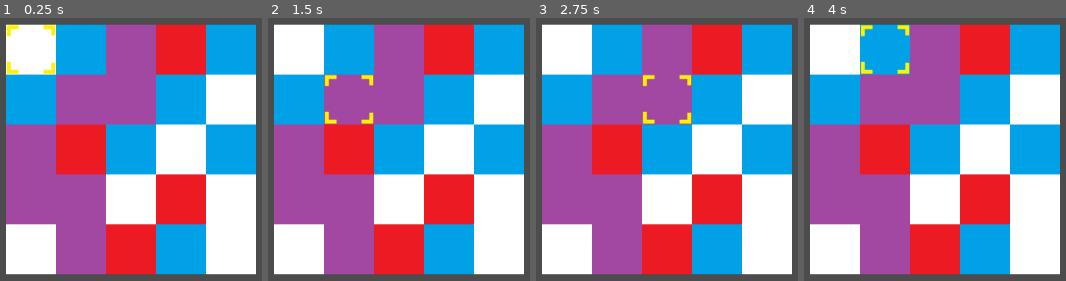
Above: before the commit, frames 1-4 (left to right).
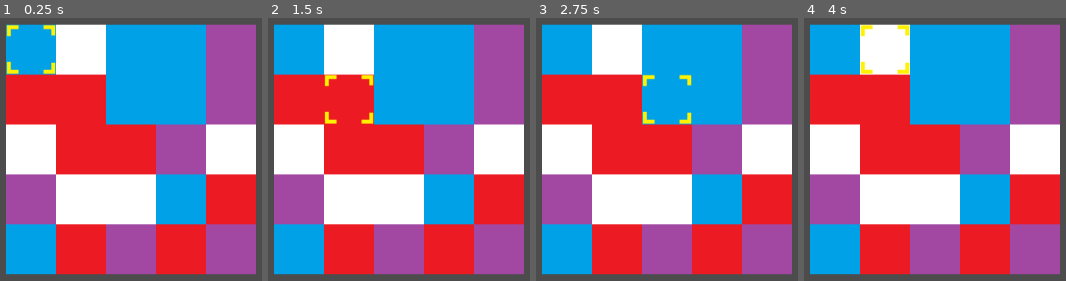
Above: after the commit, the same moments.

Repository: NolanWhitecotton/TilsVersus
Game: Godot game, scene res://scenes/board.tscn
The game is run twice, just before and just after one commit, with the same random seed, the same clock (stepped at 60 frames per second) and the same inputs.
Inputs:
- Up to frame 1 (0.25 s): no input
- Up to frame 2 (1.5 s): tap Enter at 0.5 s; hold D (cursor_right) 0.53-1.28 s; tap Shift (select_move) at 0.6, 1.35 s; tap Space at 1.25 s; hold S (cursor_down) from 1.28 s (still down)
- Up to frame 3 (2.75 s): tap Enter at 2 s; release S (cursor_down) at 2.03 s; hold D (cursor_right) from 2.03 s (still down); tap Shift (select_move) at 2.1 s
- Up to frame 4 (4 s): tap Space at 2.75 s; release D (cursor_right) at 2.78 s; hold W (cursor_up) 2.78-3.53 s; tap Shift (select_move) at 2.85, 3.6 s; tap Enter at 3.5 s; hold A (cursor_left) from 3.53 s (still down)

The runs differ from the first frame. In frame 1, 77% of the frame differs, in the area x 2-98%, y 2-98%; in frame 2, 77%; in frame 3, 77%; in frame 4, 77%.

Commit message:
Updated methods and variable names to better follow naming conventions

Diff:
--- a/YoshisCookie/scripts/board.gd
+++ b/YoshisCookie/scripts/board.gd
@@ -3,7 +3,7 @@
 # dynamic textures
 var cursor_texture = preload("res://sprites/cursor.png")
 var cursor_texture_selected = preload("res://sprites/cursor_selected.png")
-var colors = [
+var cookie_colors = [
 	preload("res://sprites/blue.png"),
 	preload("res://sprites/purple.png"),
 	preload("res://sprites/red.png"),
@@ -16,24 +16,24 @@
 
 # globals
 const BOARD_SIZE = 5
-var cookies=[]
-var isMoving = false
+var cookie_grid=[]
+var is_moving = false
 
 #enums
-enum type {row, col}
-enum direction {pos=1, neg=-1}
+enum LineType {ROW, COLUMN}
+enum LineSign {POSITIVE=1, NEGATIVE=-1}
 
 #moving animation stuff
-var movingAnimationInProgress=0
-var animationLineType
-var animationLineDirection
-var animationLinePosition
-
-# generates the  5x5 grid of cookies
-func generateCookies():
+var moving_animation_progress=0
+var animation_line_type
+var animation_line_direction
+var animation_line_position
+
+# generates the 5x5 grid of cookies
+func generate_cookie_grid():
 	#reset vars
 	for _i in range(BOARD_SIZE):
-		cookies.append([])
+		cookie_grid.append([])
 
 	var selectedColors = [0,0,0,0,0] # the count of each color
 
@@ -43,7 +43,7 @@
 			# create the cookie
 			var new_cookie = cookie_template.instance()
 			find_node("cookies").add_child(new_cookie)
-			cookies[r].append(new_cookie)
+			cookie_grid[r].append(new_cookie)
 
 			# set cookie position
 			new_cookie.get_node("cookie").position.x += r*64
@@ -57,95 +57,98 @@
 				num = randi() % (BOARD_SIZE-1)
 
 			# set the cookie color
-			new_cookie.get_node("cookie").texture=colors[num]
+			new_cookie.get_node("cookie").texture=cookie_colors[num]
 			selectedColors[num]+=1
 
 
 # Called when the node enters the scene tree for the first time.
 func _ready():
 	randomize()
-	generateCookies()
+	generate_cookie_grid()
 
 
 # starts the cookie moving animation
-func startLineMove(lineType, lineDirection, linePosition):
-	if(movingAnimationInProgress == 0):
+func start_line_move(lineType, lineDirection, linePosition):
+	if(moving_animation_progress == 0):
 		# save the motion for the animation
-		animationLineType = lineType
-		animationLineDirection = lineDirection
-		animationLinePosition = linePosition
-
-		movingAnimationInProgress=1 #start the animation
+		animation_line_type = lineType
+		animation_line_direction = lineDirection
+		animation_line_position = linePosition
+
+		moving_animation_progress=1 #start the animation
 
 		print("MOVE: linetype=" + str(lineType) + " linePos="
 			+ str(linePosition) + " dir=" + str(lineDirection))
 
-func finishLineMove():
+func finish_line_move():
 	# end animation
-			movingAnimationInProgress = 0
-
-			# TODO fix the lack of new cookie. At the begining of the
-			# animation spawn a fake cookie, move it too, then delete it
-
-			# update cookies
-			if(animationLineType==type.row):
-				var posToWrap = 0 if animationLineDirection==direction.neg else BOARD_SIZE-1
-				var posToWrapto = 0 if animationLineDirection==direction.pos else BOARD_SIZE-1
-
-				var tempCookie = cookies[posToWrap][animationLinePosition]
-				if(animationLineDirection==direction.pos): # if row positive
-					for curCookie in range(BOARD_SIZE-2, -1, -1):
-						cookies[curCookie+1][animationLinePosition] = cookies[curCookie][animationLinePosition]
-				else: # if row negative
-					for curCookie in range(0, BOARD_SIZE-1, 1):
-						cookies[curCookie][animationLinePosition] = cookies[curCookie+1][animationLinePosition]
-				cookies[posToWrapto][animationLinePosition] = tempCookie
-
-				# wrap real edge cookie
-				tempCookie.get_node("cookie").position.x -= 64*BOARD_SIZE*animationLineDirection
-			else: #columns
-				var posToWrap = 0 if animationLineDirection==direction.neg else BOARD_SIZE-1
-				var posToWrapto = 0 if animationLineDirection==direction.pos else BOARD_SIZE-1
-
-				var tempCookie = cookies[animationLinePosition][posToWrap]
-				if(animationLineDirection==direction.pos): # if col positive
-					for curCookie in range(BOARD_SIZE-2, -1, -1):
-						cookies[animationLinePosition][curCookie+1] = cookies[animationLinePosition][curCookie]
-				else: # if col negative
-					for curCookie in range(0, BOARD_SIZE-1, 1):
-						cookies[animationLinePosition][curCookie] = cookies[animationLinePosition][curCookie+1]
-				cookies[animationLinePosition][posToWrapto] = tempCookie
-
-				# wrap real edge cookie
-				tempCookie.get_node("cookie").position.y -= 64*BOARD_SIZE*animationLineDirection
+	moving_animation_progress = 0
+
+	# TODO fix the lack of new cookie. At the begining of the
+	# animation spawn a fake cookie, move it too, then delete it
+
+	# update cookies
+	if(animation_line_type==LineType.ROW):
+		var posToWrap = 0 if animation_line_direction==LineSign.NEGATIVE else BOARD_SIZE-1
+		var posToWrapto = 0 if animation_line_direction==LineSign.POSITIVE else BOARD_SIZE-1
+
+		var tempCookie = cookie_grid[posToWrap][animation_line_position]
+		if(animation_line_direction==LineSign.POSITIVE): # if row positive
+			for curCookie in range(BOARD_SIZE-2, -1, -1):
+				cookie_grid[curCookie+1][animation_line_position] = cookie_grid[curCookie][animation_line_position]
+		else: # if row negative
+			for curCookie in range(0, BOARD_SIZE-1, 1):
+				cookie_grid[curCookie][animation_line_position] = cookie_grid[curCookie+1][animation_line_position]
+		cookie_grid[posToWrapto][animation_line_position] = tempCookie
+
+		# wrap real edge cookie
+		tempCookie.get_node("cookie").position.x -= 64*BOARD_SIZE*animation_line_direction
+	else: #columns
+		var posToWrap = 0 if animation_line_direction==LineSign.NEGATIVE else BOARD_SIZE-1
+		var posToWrapto = 0 if animation_line_direction==LineSign.POSITIVE else BOARD_SIZE-1
+
+		var tempCookie = cookie_grid[animation_line_position][posToWrap]
+		if(animation_line_direction==LineSign.POSITIVE): # if col positive
+			for curCookie in range(BOARD_SIZE-2, -1, -1):
+				cookie_grid[animation_line_position][curCookie+1] = cookie_grid[animation_line_position][curCookie]
+		else: # if col negative
+			for curCookie in range(0, BOARD_SIZE-1, 1):
+				cookie_grid[animation_line_position][curCookie] = cookie_grid[animation_line_position][curCookie+1]
+		cookie_grid[animation_line_position][posToWrapto] = tempCookie
+
+		# wrap real edge cookie
+		tempCookie.get_node("cookie").position.y -= 64*BOARD_SIZE*animation_line_direction
+
+	# check for match
+	handle_line_match_detection()
 
 
 
 # controls the moving animations and moves the cookies
-func handleAnimationMotion():
-	if movingAnimationInProgress != 0:
-		if movingAnimationInProgress == 5: # if animation should end
-			finishLineMove()
+func handle_animation_motion():
+	if moving_animation_progress != 0:
+		if moving_animation_progress == 5: # if animation should end
+			finish_line_move()
 		else: # if an animation is progress
-			movingAnimationInProgress += 1
+			moving_animation_progress += 1
 			for i in range(BOARD_SIZE):
-				if animationLineType==type.col:
-					var r = animationLinePosition
+				if animation_line_type==LineType.COLUMN:
+					var r = animation_line_position
 					var c = i
-					cookies[r][c].get_node("cookie").position.y+=16 * animationLineDirection
+					cookie_grid[r][c].get_node("cookie").position.y+=16 * animation_line_direction
 				else:
 					var r = i
-					var c = animationLinePosition
-					cookies[r][c].get_node("cookie").position.x+=16 * animationLineDirection
+					var c = animation_line_position
+					cookie_grid[r][c].get_node("cookie").position.x+=16 * animation_line_direction
 
 
 # handles user input and moves the cursor accordingly
-func handleCursorMovement():
+func handle_cursor_movement():
 	var cursorMoveOffset = 64
 	var cursor = find_node("cursor")
 	var cookieOffset = 64
 
-	if(not isMoving):
+	if(not is_moving):
 		# moving cursor
 		if Input.is_action_just_pressed("cursor_up"):
 			if cursor.position.y>0:
@@ -171,60 +174,57 @@
 		var selectedRow = cursor.position.y/64
 		var selectedCol = cursor.position.x/64
 		if Input.is_action_just_pressed("cursor_up"):
-			startLineMove(type.col, direction.neg, selectedCol)
+			start_line_move(LineType.COLUMN, LineSign.NEGATIVE, selectedCol)
 		if Input.is_action_just_pressed("cursor_down"):
-			startLineMove(type.col, direction.pos, selectedCol)
+			start_line_move(LineType.COLUMN, LineSign.POSITIVE, selectedCol)
 		if Input.is_action_just_pressed("cursor_left"):
-			startLineMove(type.row, direction.neg, selectedRow)
+			start_line_move(LineType.ROW, LineSign.NEGATIVE, selectedRow)
 		if Input.is_action_just_pressed("cursor_right"):
-			startLineMove(type.row, direction.pos, selectedRow)
+			start_line_move(LineType.ROW, LineSign.POSITIVE, selectedRow)
 
 	# handle selection toggle
 	var cursor_sprite = find_node("cursor_sprite")
 
 	if Input.is_action_just_pressed("select_move"):
-		isMoving = true
+		is_moving = true
 		cursor_sprite.texture = cursor_texture_selected
 	if Input.is_action_just_released("select_move"):
-		isMoving = false
+		is_moving = false
 		cursor_sprite.texture = cursor_texture
 
 
-func handleCompletedLine(lineType, linePos):
+func handle_completed_line(lineType, linePos):
 	print("found " + str(lineType) + ", " + str(linePos))#TODO do something when there is a match
 
 
 # Checkes every line and row and if it finds a complete row, it calls
-# handleCompletedLine() to take care of it
-#TODO this doesn't need to be called every frame, only after a move
-#TODO write detection
-func handleLineMatchDetection():
+# handle_completed_line() to take care of it
+func handle_line_match_detection():
 	for line in range(BOARD_SIZE):
 		# detect cols
 		#TODO dont use the texutre to determine the type of cookie
-		var firstColor = cookies[line][0].find_node("cookie").texture
+		var firstColor = cookie_grid[line][0].find_node("cookie").texture
 		var matches = true
 		for c in range(1,BOARD_SIZE):
-			if(cookies[line][c].find_node("cookie").texture != firstColor):
+			if(cookie_grid[line][c].find_node("cookie").texture != firstColor):
 				matches=false
 				break
 		if matches:
-			handleCompletedLine(type.col,line)
+			handle_completed_line(LineType.COLUMN,line)
 
 		# detect rows
-		firstColor = cookies[0][line].find_node("cookie").texture
+		firstColor = cookie_grid[0][line].find_node("cookie").texture
 		matches = true
 		for r in range(1,BOARD_SIZE):
-			if(cookies[r][line].find_node("cookie").texture != firstColor):
+			if(cookie_grid[r][line].find_node("cookie").texture != firstColor):
 				matches=false
 				break
 		if matches:
-			handleCompletedLine(type.row,line)
+			handle_completed_line(LineType.ROW,line)
 
 
 
 # Called every frame. 'delta' is the elapsed time since the previous frame.
 func _process(_delta):
-	handleCursorMovement()
-	handleAnimationMotion()
-	handleLineMatchDetection()
+	handle_cursor_movement()
+	handle_animation_motion()
